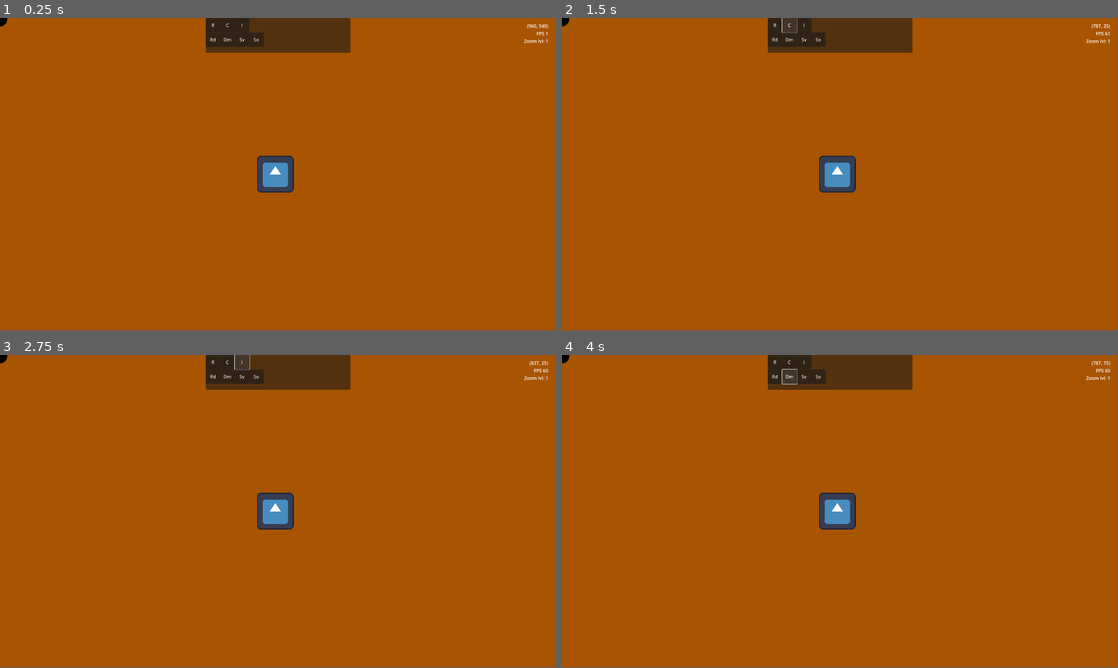
Above: before the commit, frames 1-4 (two rows, left to right).
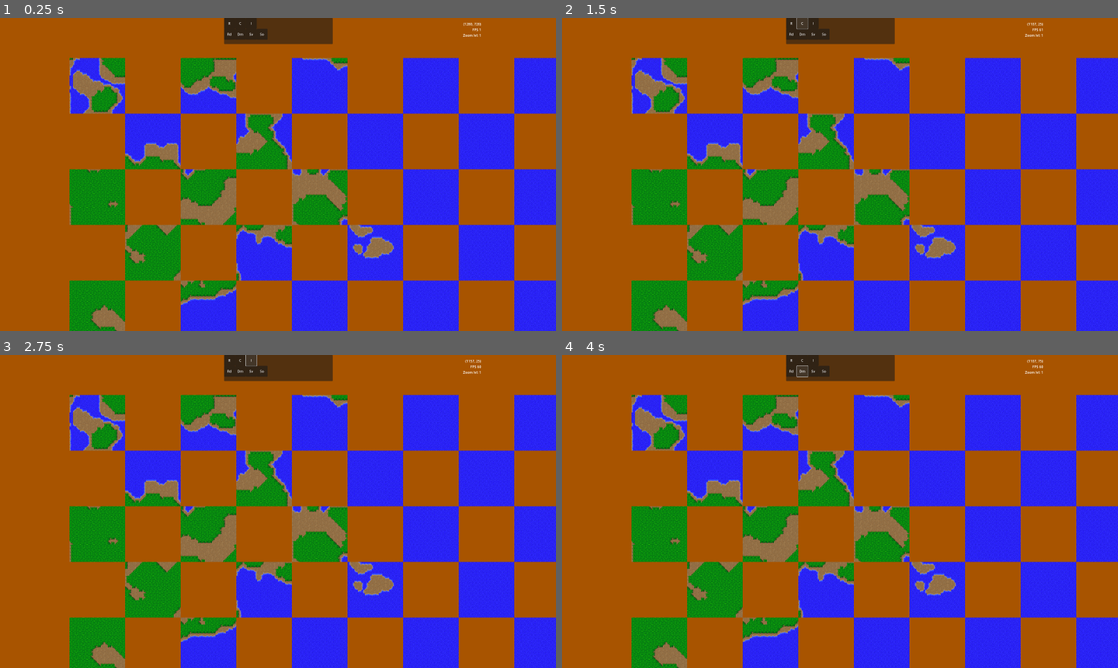
Above: after the commit, the same moments.

Repository: ahakkar/ACSIM
Game: Godot game, scene res://scenes/Main.tscn
Same seed, same stepped clock (60 frames per second), same inputs: the game is played once before the commit and once after it. The engine's default icon, where the game draws it, is replaced by a stand-in: a white triangle on a blue panel in a dark square.
Inputs:
- Up to frame 1 (0.25 s): no input
- Up to frame 2 (1.5 s): click "R" at 0.5 s; click "C" at 1.25 s
- Up to frame 3 (2.75 s): click "I" at 2 s
- Up to frame 4 (4 s): click "Rd" at 2.75 s; click "Dm" at 3.5 s
The window is 799x449 before the commit and 800x450 after it. Grey fills any space a smaller window leaves; there, only what the larger window draws over its background counts as a difference.

The runs differ from the first frame. In frame 1, 41% of the frame differs, in the area x 0-100%, y 0-100%; in frame 2, 41%; in frame 3, 41%; in frame 4, 41%.

Commit message:
chunk class was missing set_tileset() ...

Diff:
--- a/project.godot
+++ b/project.godot
@@ -25,8 +25,8 @@
 
 [display]
 
-window/size/viewport_width=1920
-window/size/viewport_height=1080
+window/size/viewport_width=2560
+window/size/viewport_height=1440
 window/size/resizable=false
 
 [input]
--- a/scenes/Chunk.gd
+++ b/scenes/Chunk.gd
@@ -8,17 +8,17 @@
 func _init(xpos:int, ypos:int):
 	self.x = xpos
 	self.y = ypos
-
-func _draw():
-	draw_circle(Vector2(x,y), 25.0, Color(0,0,0))
+	self.name = "Chunk [%d,%d]" % [x, y]
+	self.set_tileset(Globals.TILESET_TERRAIN)
+	self.position = Vector2i(
+		x*Globals.CHUNK_SIZE*Globals.TILE_SIZE_X,
+		y*Globals.CHUNK_SIZE*Globals.TILE_SIZE_Y
+		)
 
 func generate_chunk() -> void:
 	for row in Globals.CHUNK_SIZE:
 		for col in Globals.CHUNK_SIZE:
 			var tile_data: Array = Globals.map_tile_data[row+y*Globals.CHUNK_SIZE][col+x*Globals.CHUNK_SIZE]
-			#var msg = "%s %s %s"
-			#print(msg % [tile_data, row, col])
-
 			# layer | tile coords at tilemap | tilemap id | coords of the tile at tileset | alternative tile
 			self.set_cell(
 				Globals.LAYER_TERRAIN,
--- a/scenes/Chunk.tscn
+++ b/scenes/Chunk.tscn
@@ -6,4 +6,5 @@
 [node name="Chunk" type="TileMap"]
 tile_set = ExtResource("1_x70ay")
 format = 2
+layer_0/tile_data = PackedInt32Array(0, 0, 65536, -1, 0, 65536)
 script = ExtResource("1_lawsj")
--- a/scenes/Main.tscn
+++ b/scenes/Main.tscn
@@ -1,21 +1,12 @@
-[gd_scene load_steps=7 format=3 uid="uid://nfayf78xiuap"]
+[gd_scene load_steps=5 format=3 uid="uid://nfayf78xiuap"]
 
 [ext_resource type="Script" path="res://scripts/Main.gd" id="1_ysxum"]
-[ext_resource type="Script" path="res://scripts/ChunkHandler.gd" id="2_2e0t1"]
 [ext_resource type="Script" path="res://scripts/Control.gd" id="3_1t1c8"]
-[ext_resource type="Texture2D" uid="uid://cxn2fno1j7vf5" path="res://icon.svg" id="3_c64oi"]
 [ext_resource type="PackedScene" uid="uid://2we3txfr812u" path="res://scenes/Camera_zoom_2d.tscn" id="4_rx82t"]
 [ext_resource type="Script" path="res://scripts/EntityPlacer.gd" id="5_8jju5"]
 
 [node name="Main" type="Node2D"]
 script = ExtResource("1_ysxum")
-
-[node name="ChunkHandler" type="Node2D" parent="."]
-script = ExtResource("2_2e0t1")
-
-[node name="Sprite2D" type="Sprite2D" parent="ChunkHandler"]
-position = Vector2(952, 536)
-texture = ExtResource("3_c64oi")
 
 [node name="EntityPlacer" type="Control" parent="."]
 layout_mode = 3
--- a/scripts/ChunkHandler.gd
+++ b/scripts/ChunkHandler.gd
@@ -9,35 +9,36 @@
 # This is done to speed up game loading and avoiding setting one large tilemap in one go
 # which is extremely slow in godot 4.0, 4096x4096 takes minutes to fill with set_cell() commands
 
+var map_tiles:Array[Array] = [[]]
 var chunks:Dictionary = {}
 var unused_chunks:Dictionary = {}
+
+func _init() -> void:
+	self.name = "ChunkHandler"
 
 func _ready():
 	#thread = Thread.new()
 	pass
 
-#var map_tiles:Array[Array] = [[]]
-#
-#func start_handler() -> void:
-#	# Initialize the map tile array with enough chunks to cover the whole map
-#	map_tiles.resize(Globals.map_size/Globals.CHUNK_SIZE)
-#	for y in map_tiles.size():
-#		map_tiles[y].resize(Globals.map_size/Globals.CHUNK_SIZE)
-#		for x in map_tiles.size():
-#			map_tiles[y][x] = chunk.instantiate()
+
+
+func start_handler() -> void:
+	# Initialize the map tile array with enough chunks to cover the whole map
+	map_tiles.resize(Globals.map_size/Globals.CHUNK_SIZE)
+	for y in map_tiles.size():
+		map_tiles[y].resize(Globals.map_size/Globals.CHUNK_SIZE)
 
 func add_chunk(x:int, y:int):
 	var chunk = Chunk.new(x,y)
+
+	var start = Time.get_ticks_usec()
+	chunk.generate_chunk()
 	self.add_child(chunk)
-
-	chunk.generate_chunk()
-	chunk.set_position(Vector2(x*Globals.CHUNK_SIZE,y*Globals.CHUNK_SIZE))
-	chunk.set_visible(true)
+	var end = Time.get_ticks_usec()
+	print("generate a chunk ", (end-start)/1000.0, "ms")
 
 
+	#chunk.set_position(Vector2(x*Globals.CHUNK_SIZE,y*Globals.CHUNK_SIZE))
 
-	print("nodes in children: ", self.get_children()[0].get_used_cells(Globals.LAYER_TERRAIN).size())
-	print("chunk visible in tree? : ", self.get_children()[0].is_visible_in_tree())
-	print("handler visible? ", self.is_visible_in_tree())
 
 	#map_tiles[chunk_pos.y][chunk_pos.x].clear()
--- a/scripts/Globals.gd
+++ b/scripts/Globals.gd
@@ -4,13 +4,15 @@
 extends Node
 
 # world map chunk size
-const CHUNK_SIZE:int = 128
+const CHUNK_SIZE:int = 16
 
 # tilemap tile types
 enum {TILE_WATER, TILE_TERRAIN, TILE_FOREST, TILE_BOG}
 
 # tilemap layers
 enum {LAYER_TERRAIN, LAYER_BUILDINGS}
+
+const TILESET_TERRAIN:TileSet = preload("res://scenes/Chunk.tres")
 
 func are_coords_valid(value:int, bounds:Vector2i, errmsg:String) -> bool:
 	if bounds.x > value or value > bounds.y:
--- a/scripts/Main.gd
+++ b/scripts/Main.gd
@@ -40,13 +40,11 @@
 	var result = _world_generator.generate_world(map_filename)
 
 	if result:
-		#_chunk_handler.start_handler()
-		_chunk_handler.set_visible(true)
-		_chunk_handler.add_chunk(0, 0)
-		#_chunk_handler.show()
-		#_chunk_handler.set_visible(true)
-		print("main visible? ", is_visible_in_tree())
-
+		_chunk_handler.start_handler()
+		for y in Globals.map_size/Globals.CHUNK_SIZE:
+			for x in Globals.map_size/Globals.CHUNK_SIZE:
+				if (y + x) % 2 == 0:
+					_chunk_handler.add_chunk(x, y)
 	else:
 		push_error("World generation failed :-(")
 
@@ -57,10 +55,6 @@
 				Globals.map_size / 2.0 * Globals.TILE_SIZE_Y)
 	)
 
-# Called every frame. 'delta' is the elapsed time since the previous frame.
-func _process(_delta):
-	pass
-
 func quit_game():
 	get_tree().get_root().propagate_notification(NOTIFICATION_WM_CLOSE_REQUEST)
 	#SceneTree.quit
